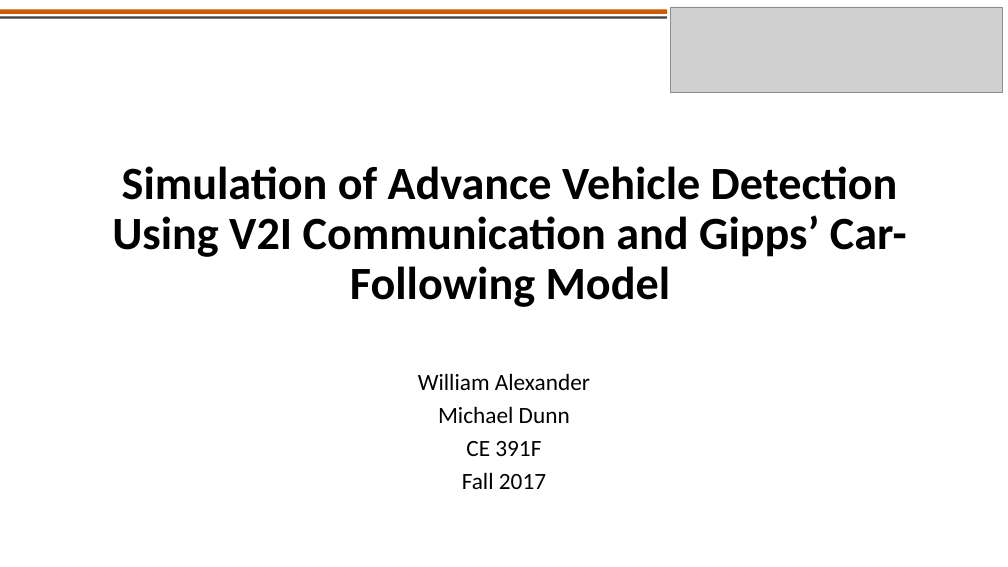
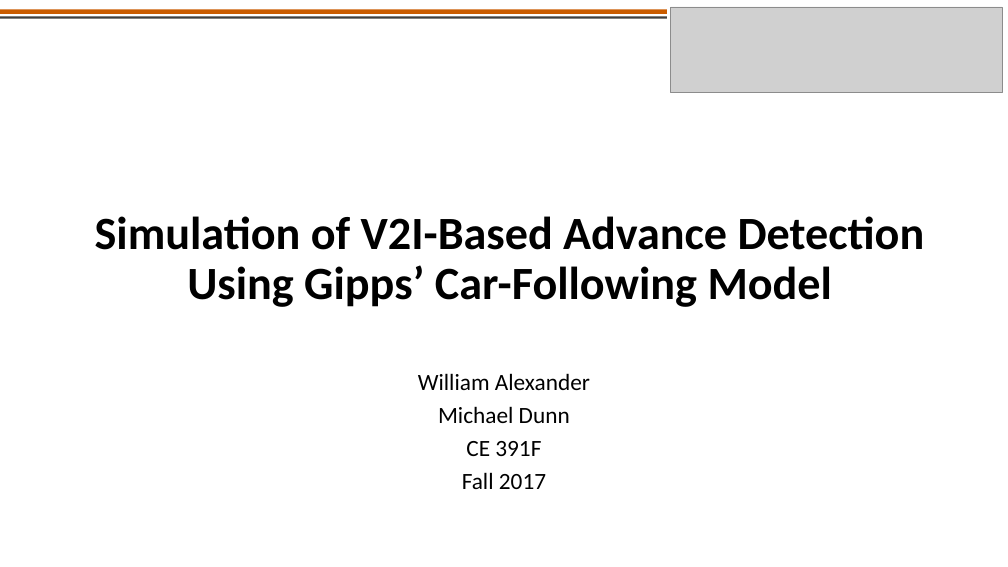
Before and after one commit to americalexander/mrFinishLine, a slide deck: slide 1 of CE391F_project_presentation_alexander_dunn.pptx. Drawn at 1008x567 pixels with LibreOffice and Linux fonts; fonts in the diff are those of the drawing; grey boxes stand for pictures. Boxes give left, top, right and bottom in pixels: in the first picture for what was removed or moved away, otherwise in the second. Text is boxed around its words. In the diff, an @@ line names an element or a change of style, - is before the commit and + after.

```diff
--- a/CE391F_project_presentation_alexander_dunn.pptx
+++ b/CE391F_project_presentation_alexander_dunn.pptx
@@ title at [95, 216, 925, 307]: text changed @@
-Simulation of Advance Vehicle Detection Using V2I Communication and Gipps’ Car-Following Model
+Simulation of V2I-Based Advance Detection Using Gipps’ Car-Following Model
```
Also in this commit, not shown: 9 other slides changed, 1 other file.
